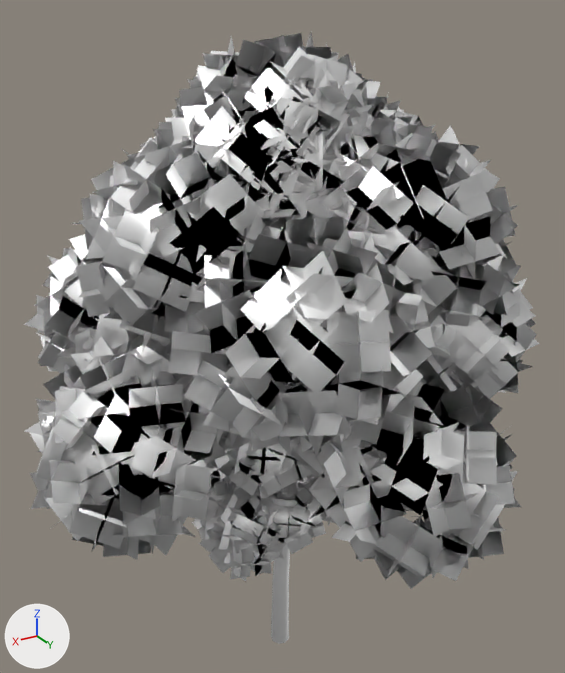
Renders of the FBX model Models FBX/Nature/AN_Birch_2.fbx from each side of a commit.
One viewpoint serves both versions: a camera (50 mm lens) standing at (8.8, 14.79, 16.12) and looking at (-0.27, -0.33, 8.56). Every picture has the same lights, and +X, +Y and +Z are marked at lower left. Where no turn or scale is listed for an object, it has been applied to the vertices.

Names of what the first picture shows: 'LOD0', 'LOD0.001', 'LOD0.002', 'LOD0.003'.
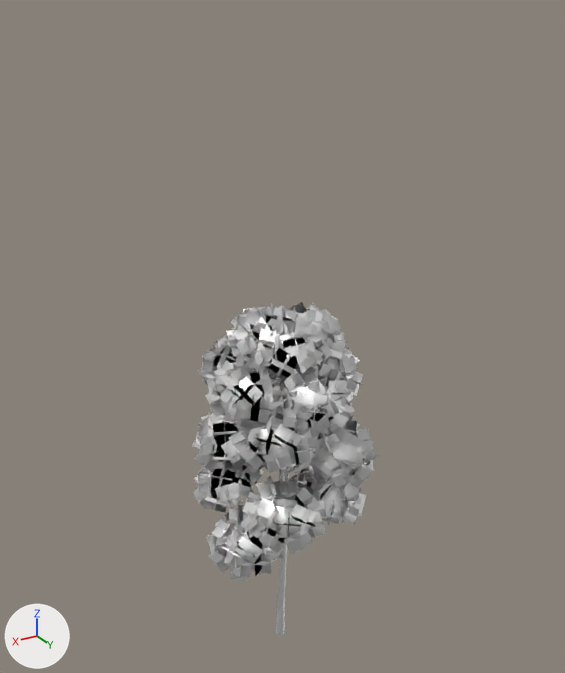
Pixel boxes (x1, y1, x2, y2) of what changed, in the pictures (565 x 673 px):
'LOD0.003', deleted
    before: (24, 46, 540, 644)
    faces in mat_leaves_mat_001 (its picture is missing): (24, 46, 540, 589)
    faces in mat_bark_mat_001 (its picture is missing): (209, 370, 456, 644)
'LOD0.002', deleted
    before: (134, 33, 488, 510)
'LOD0.001', deleted
    before: (192, 431, 387, 567)
    faces in mat_birch_leaves_mat_001 (its picture is missing): (192, 431, 387, 567)
'LOD0', unchanged, uncovered by the edit
    before: (205, 462, 335, 582)
    after: (192, 302, 379, 635)

The change, as a diff of the scene's bpy script:
```diff
--- a/Models FBX/Nature/AN_Birch_2.fbx.py
+++ b/Models FBX/Nature/AN_Birch_2.fbx.py
@@ ob_lod0_001 @@
-ob_lod0_001 = bpy.data.objects.new('LOD0.001', me_lod0_001)
-ob_lod0_001.location = (0.0, 0.0, 0.0)
@@ ob_lod0_002 @@
-ob_lod0_002 = bpy.data.objects.new('LOD0.002', me_lod0_002)
-ob_lod0_002.location = (0.0, 0.0, 0.0)
@@ ob_lod0_003 @@
-ob_lod0_003 = bpy.data.objects.new('LOD0.003', me_lod0_003)
-ob_lod0_003.location = (0.0, 0.0, 0.0)
```
